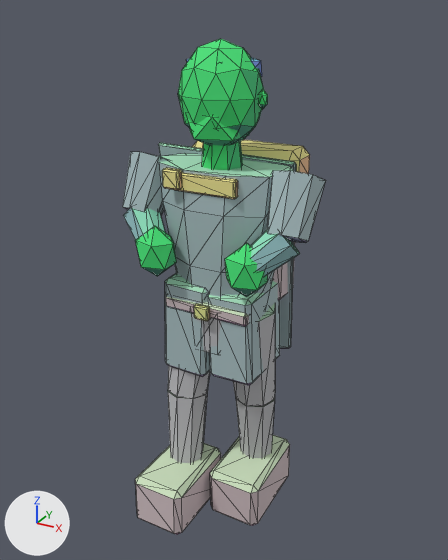
The glTF model assets/exports/npc/npc_traveller_work_v01.glb: old version first, new version second.
One viewpoint serves both versions: a camera (50 mm lens) standing at (1.14, -2.06, 2.13) and looking at (0.01, 0.0, 1.1). Every picture has the same lights, and +X, +Y and +Z are marked at lower left. The picture after the commit comes second. Mesh edges are drawn as thin lines. Vertices at exactly the same position are counted once.

The first picture shows 'GEO_npc_traveller_work_v01'.
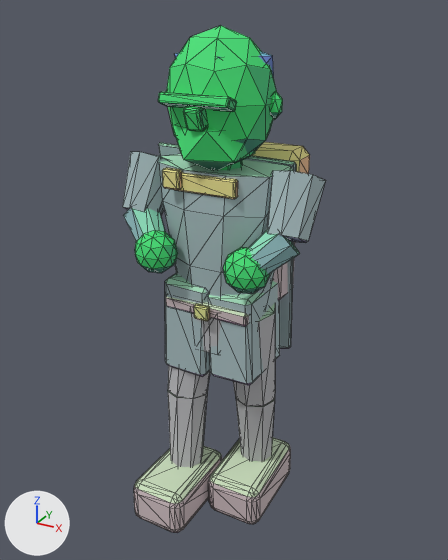
Pixel boxes (x1, y1, x2, y2) of what changed, in the pictures (448 x 560 px):
'GEO_npc_traveller_work_v01', reshaped
    before: (122, 39, 326, 534)
    after: (122, 26, 326, 533)
part 1 of me_geo_npc_traveller_work_v01, added (green)
    after: (135, 230, 178, 273)
part 2 of me_geo_npc_traveller_work_v01, added (green)
    after: (223, 247, 270, 294)
part 3 of me_geo_npc_traveller_work_v01, added (green)
    after: (166, 26, 277, 164)
part 4 of me_geo_npc_traveller_work_v01, added (green)
    after: (173, 124, 255, 170)
part 5 of me_geo_npc_traveller_work_v01, added
    after: (270, 91, 283, 119)
part 6 of me_geo_npc_traveller_work_v01, added
    after: (174, 51, 274, 77)
part 7 of me_geo_npc_traveller_work_v01, rebuilt
    before: (135, 443, 221, 534)
    after: (134, 446, 222, 533)
part 8 of me_geo_npc_traveller_work_v01, rebuilt
    before: (210, 435, 290, 525)
    after: (208, 437, 291, 524)
part 9 of me_geo_npc_traveller_work_v01, added (green)
    after: (158, 92, 236, 112)
part 10 of me_geo_npc_traveller_work_v01, added (green)
    after: (183, 106, 207, 131)
part 11 of me_geo_npc_traveller_work_v01, deleted
    before: (135, 58, 268, 297)
part 12 of me_geo_npc_traveller_work_v01, built on (mostly hidden afterwards)
    before: (178, 39, 264, 170)
    after: (219, 160, 243, 170)

Edits to the bpy script that builds the scene:
```text
Change me_geo_npc_traveller_work_v01:
    used by ob_geo_npc_traveller_work_v01; location = (0.0, 0.0, 0.0)
    remove me_geo_npc_traveller_work_v01.from_pydata(...)  # 586 vertices, 1056 faces; spans x -0.41..0.41, y -0.38..0.31, z -0.01..2.03
    add me_geo_npc_traveller_work_v01.from_pydata(...)  # 902 vertices, 1680 faces; spans x -0.41..0.41, y -0.39..0.31, z 0.0..2.07
    me_geo_npc_traveller_work_v01 part 1: a new loose piece, an icosphere of 80 faces spanning x -0.29..-0.11, y -0.26..-0.1, z 1.16..1.34, in mat_mat_npc_indexed
    me_geo_npc_traveller_work_v01 part 2: a new loose piece, an icosphere of 80 faces spanning x 0.11..0.29, y -0.26..-0.1, z 1.16..1.34, in mat_mat_npc_indexed
    me_geo_npc_traveller_work_v01 part 3: a new loose piece, an icosphere of 80 faces spanning x -0.21..0.21, y -0.19..0.17, z 1.58..2.07, in mat_mat_npc_indexed
    me_geo_npc_traveller_work_v01 part 4: a new loose piece, an icosphere of 20 faces spanning x -0.16..0.16, y -0.2..0.08, z 1.57..1.81, in mat_mat_npc_indexed
    me_geo_npc_traveller_work_v01 part 5: a new loose piece, an icosphere of 20 faces spanning x 0.187..0.242, y -0.025..0.017, z 1.768..1.867, in mat_mat_npc_indexed
    me_geo_npc_traveller_work_v01 part 6: a new loose piece, an icosphere of 20 faces spanning x -0.19..0.19, y -0.14..0.17, z 1.85..2.03, in mat_mat_npc_indexed
    me_geo_npc_traveller_work_v01 part 7: the loose piece of 24 vertices spanning x -0.25..-0.01, y -0.38..0.03, z -0.01..0.24 is rebuilt with 96 vertices and now spans x -0.26..0.0, y -0.39..0.04, z 0.0..0.22
    me_geo_npc_traveller_work_v01 part 8: the loose piece of 24 vertices spanning x 0.01..0.25, y -0.17..0.24, z -0.01..0.24 is rebuilt with 96 vertices and now spans x 0.0..0.26, y -0.18..0.25, z 0.0..0.22
    me_geo_npc_traveller_work_v01 part 9: a new loose piece of 56 vertices spanning x -0.14..0.14, y -0.22..-0.15, z 1.81..1.86, in mat_mat_npc_indexed
    me_geo_npc_traveller_work_v01 part 10: a new loose piece of 56 vertices spanning x -0.03..0.03, y -0.22..-0.15, z 1.74..1.83, in mat_mat_npc_indexed
    me_geo_npc_traveller_work_v01 part 11: 6 loose pieces with 72 vertices, spanning x -0.28..0.28, y -0.25..0.13, z 1.14..2.0, are deleted
    me_geo_npc_traveller_work_v01 part 12
    42 vertices are removed from x -0.16..0.16, y -0.15..0.13, z 1.65..2.03
    80 faces are deleted
    8 vertices in x -0.07..0.07, y -0.07..0.07, z 1.7 move by (0.0, 0.0, -0.04)
    other edits to the shape of me_geo_npc_traveller_work_v01 do not show in these pictures
```
